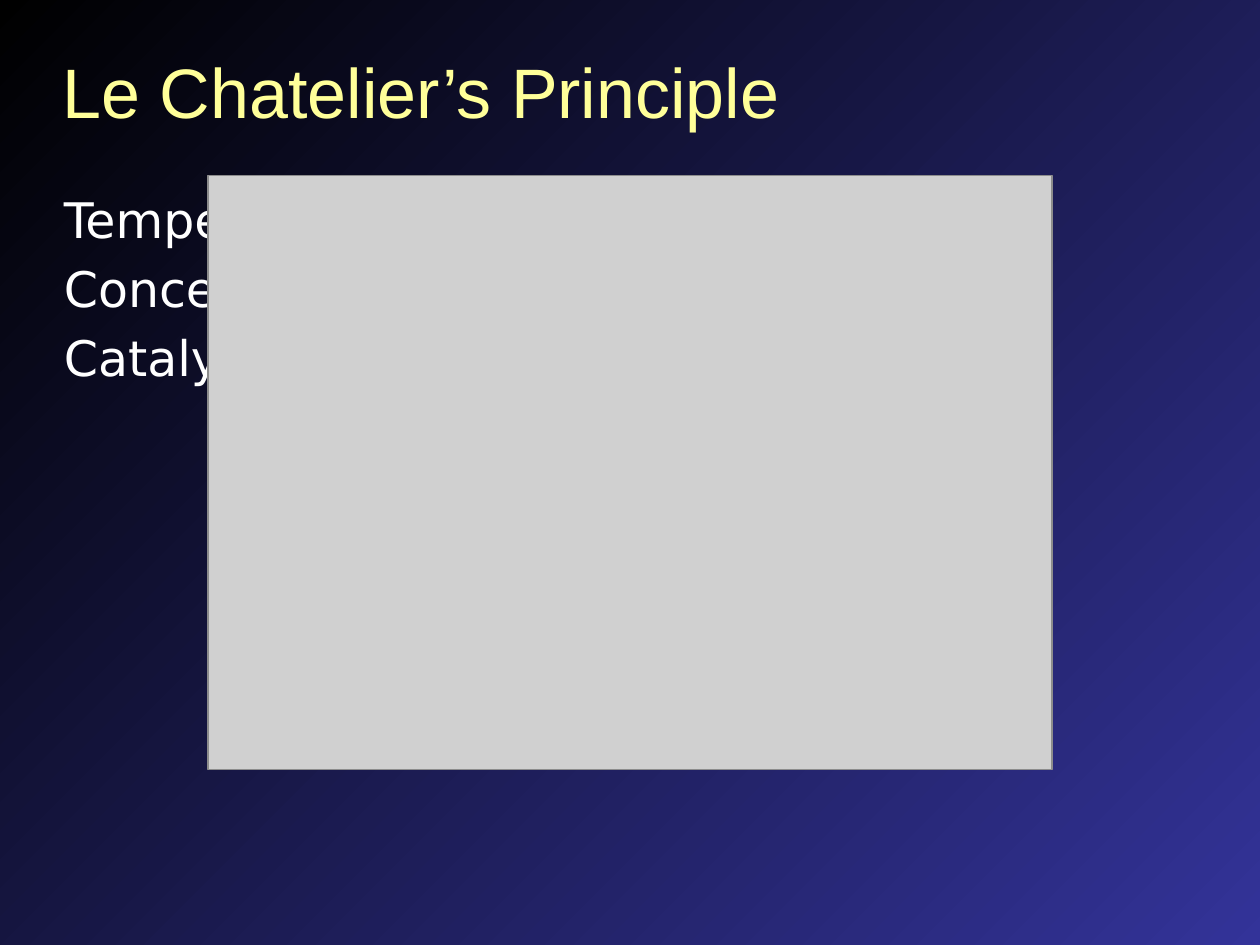
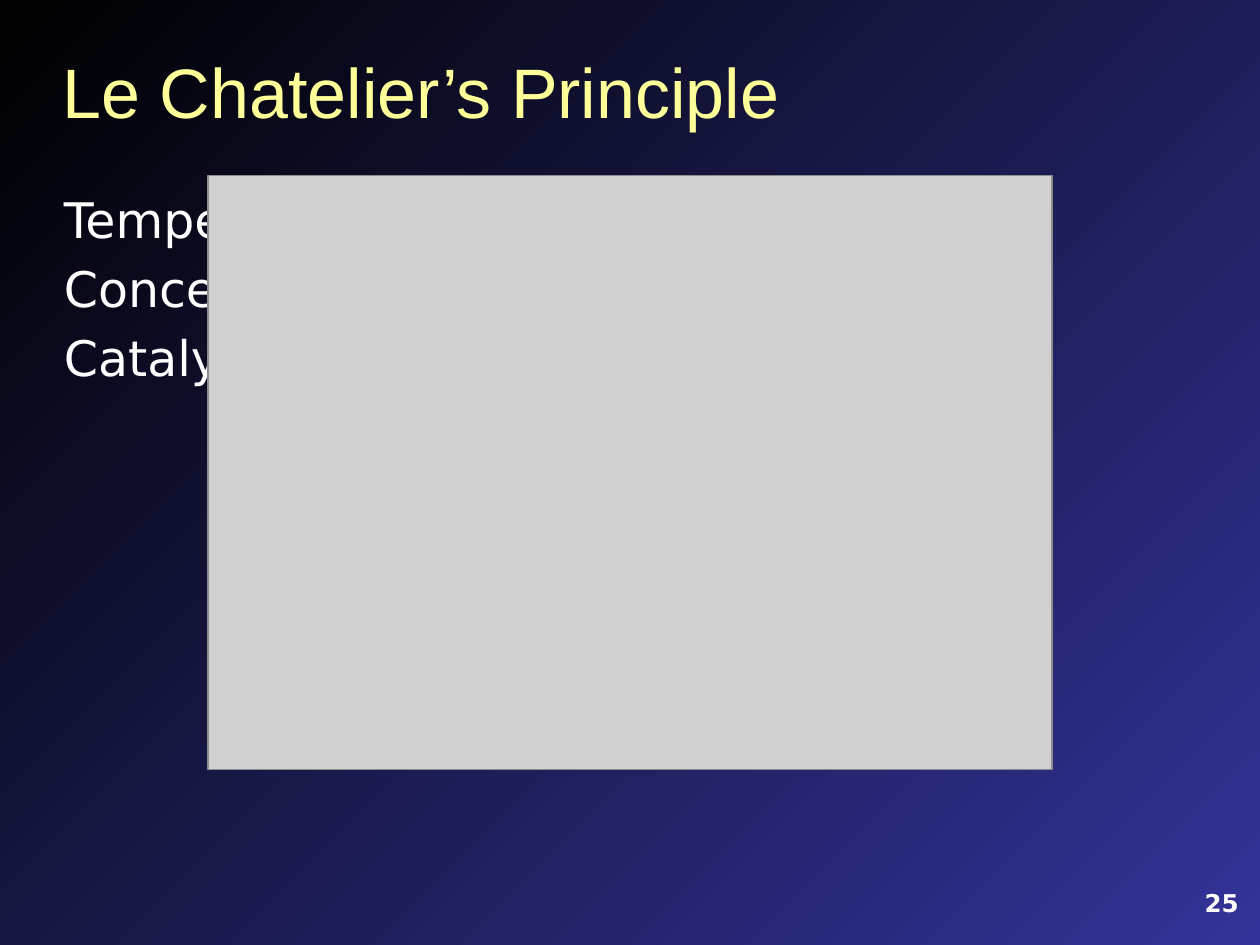
Before and after one commit to mavigozler/mavigozler.github.io, a slide deck: slide 25 of Teaching/Chemistry/Lecture Slides/FCC Chem 3A Chap 13 Content.pptx (slide 15 before the commit). Drawn at 1260x945 pixels with LibreOffice and Linux fonts; fonts in the diff are those of the drawing; grey boxes stand for pictures. Boxes give left, top, right and bottom in pixels: in the first picture for what was removed or moved away, otherwise in the second. Text is boxed around its words. In the diff, an @@ line names an element or a change of style, - is before the commit and + after.

```diff
--- a/Teaching/Chemistry/Lecture Slides/FCC Chem 3A Chap 13 Content.pptx
+++ b/Teaching/Chemistry/Lecture Slides/FCC Chem 3A Chap 13 Content.pptx
@@ page number added at box(1205, 894, 1239, 913), 14 pt, text #FFFFFF, bold @@
+25
```
Also in this commit, not shown: 12 other slides changed, 16 slides added, 6 slides removed, 8 other files.
